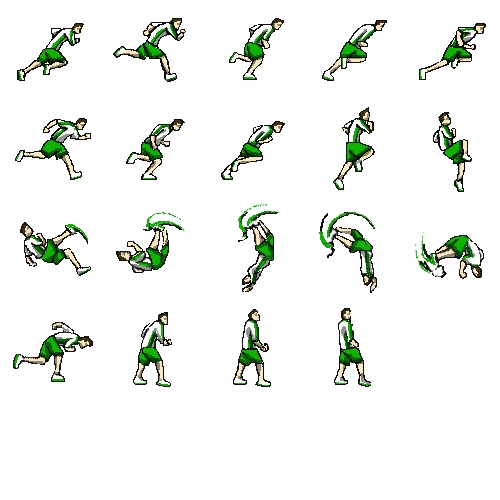
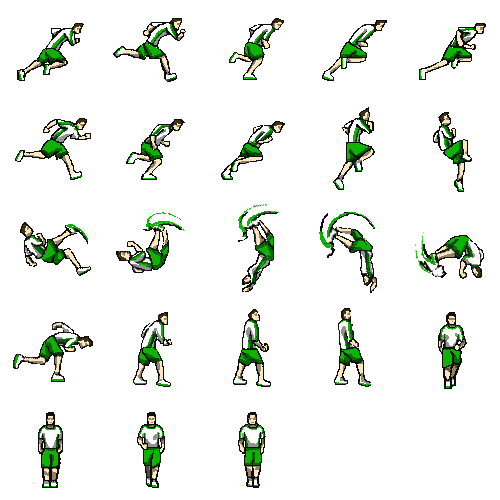
Before/after of a 500px x 500px layered artwork. What changed in the layer stack:
painted on "Shade" over left=38, top=324, right=467, bottom=484
painted on "Colors 2" over left=39, top=318, right=465, bottom=481
painted on "Colors 1" over left=38, top=311, right=466, bottom=488
painted on "White padding 1" over left=39, top=313, right=465, bottom=487
painted on "Black Outline" over left=38, top=239, right=469, bottom=488
